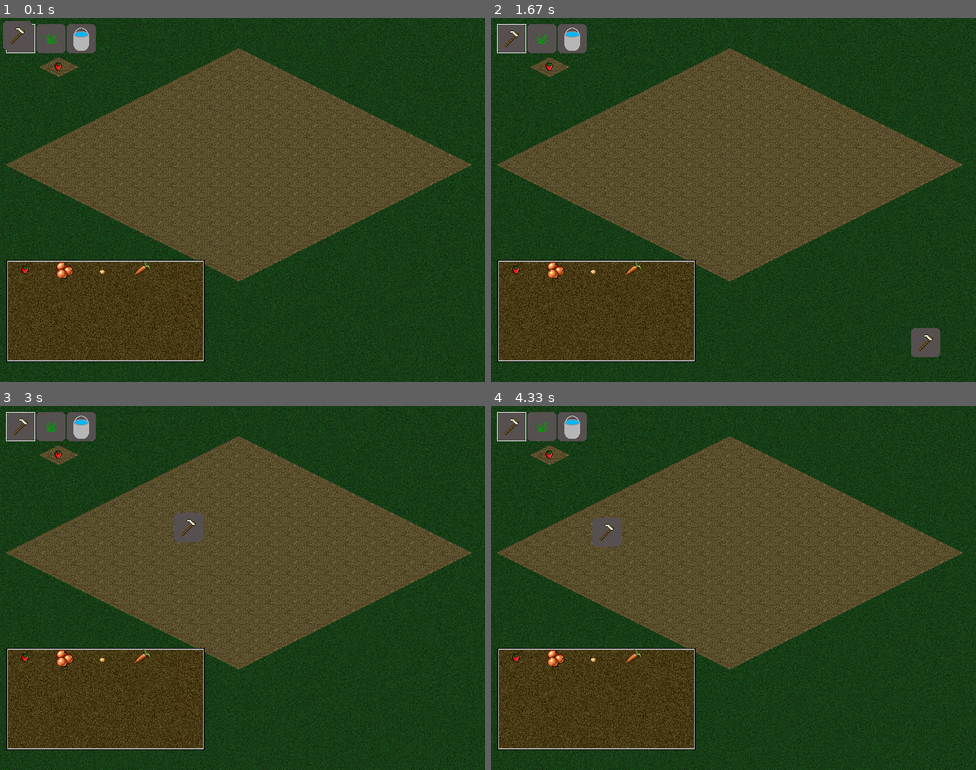
Above: before the commit, frames 1-4 (two rows, left to right).
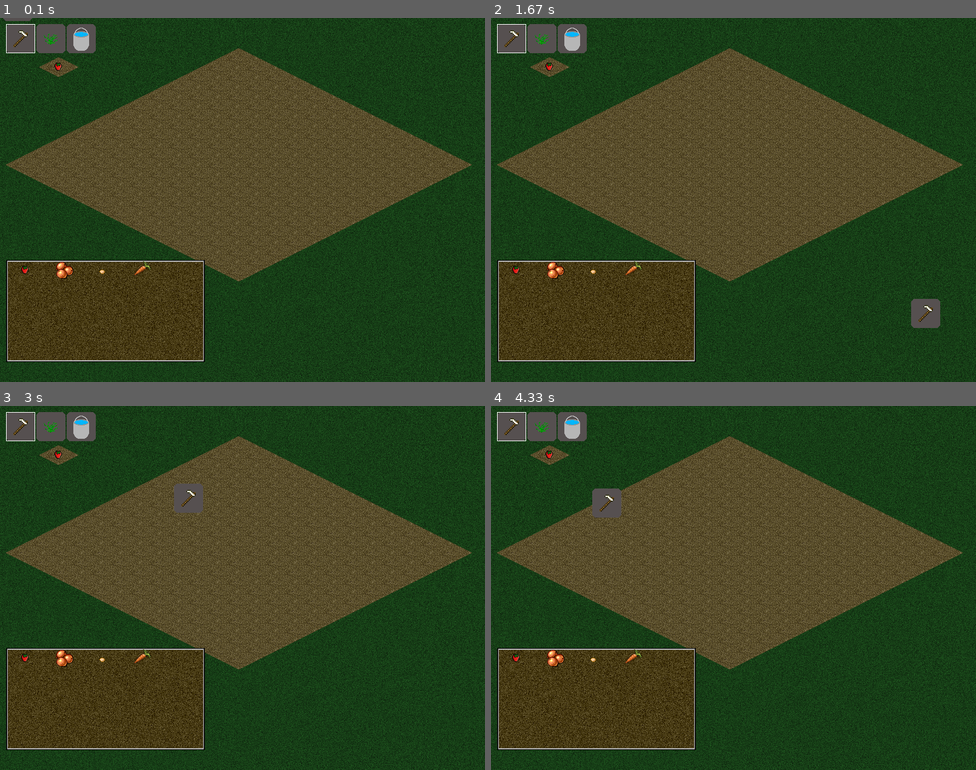
Above: after the commit, the same moments.

Repository: orneo1212/PythonFarmGame
Game: pygame game, started from pyFarmGame.py
Same seed, same stepped clock (60 frames per second), same inputs: the game is played once before the commit and once after it. The source is Python 2; it was converted automatically to run under Python 3.
Inputs (mouse positions are in pixels of both pictures, inside the frame that each line leads up to):
- Up to frame 1 (0.1 s): no input
- Up to frame 2 (1.67 s): click (733, 200) at 0.38 s; click (782, 280) at 0.72 s; click (583, 287) at 1.05 s; click (912, 327) at 1.38 s
- Up to frame 3 (3 s): click (252, 464) at 1.72 s; click (218, 682) at 2.05 s; click (227, 526) at 2.38 s; click (174, 511) at 2.72 s
- Up to frame 4 (4.33 s): click (859, 555) at 3.05 s; click (883, 580) at 3.38 s; click (835, 522) at 3.72 s; click (592, 518) at 4.05 s

The runs differ from the first frame. In frame 1, 0.2% of the frame differs, in the area x 0-7%, y 0-9%; in frame 2, 0.9%, in the area x 86-93%, y 77-94%; in frame 3, 0.8%; in frame 4, 0.8%.

Commit message:
tool below cursor

Diff:
--- a/pyFarmGame.py
+++ b/pyFarmGame.py
@@ -215,7 +215,7 @@
             img=self.images.loadimage('sickle')
         if self.currenttool=="watering":
             img=self.images.loadimage('wateringcan')
-        screen.blit(img, (mx, my))
+        screen.blit(img, (mx, my-48))
 
         #draw notify window if mouse under seed
         pos=self.get_farmtile_pos_under_mouse()
